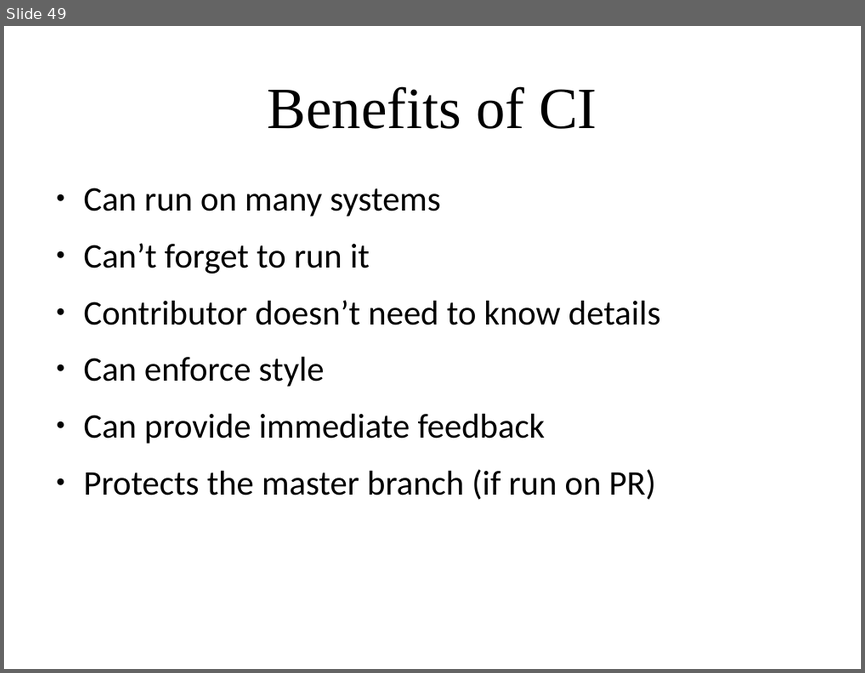
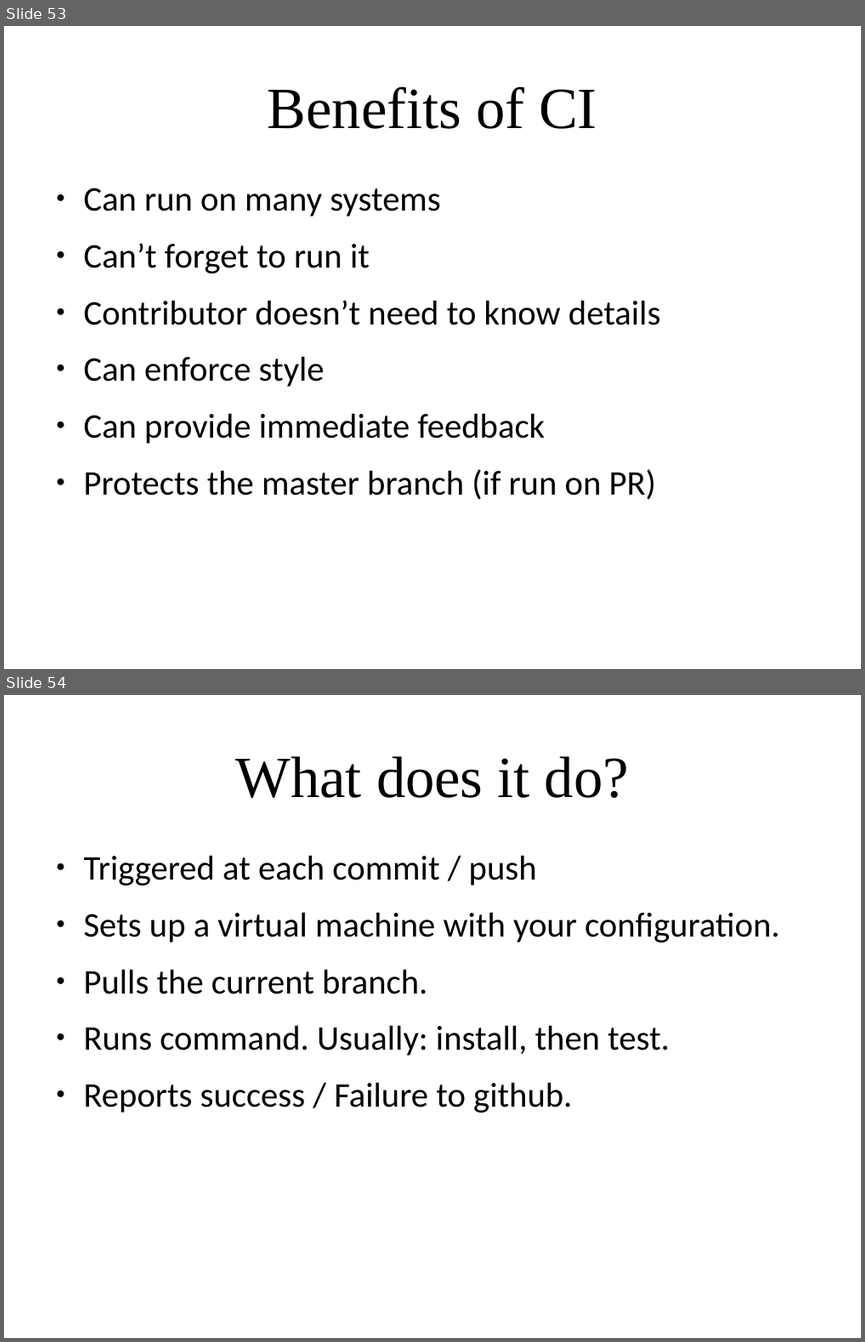
Before and after one commit to amueller/applied_ml_spring_2017, a slide deck: slides/aml-02-012317.odp. Shown one above the other, each under a label of ours: slide 49 before the commit, slides 53 and 54 after it. The pictures are 865x673 and 865x1342 pixels, drawn with LibreOffice and Linux fonts; fonts in the diff are those of the drawing. Boxes give left, top, right and bottom in pixels: in the first picture for what was removed or moved away, otherwise in the second. Text is boxed around its words. In the diff, an @@ line names an element or a change of style, - is before the commit and + after.

```diff
--- a/slides/aml-02-012317.odp
+++ b/slides/aml-02-012317.odp
@@ slide 54 added at [4,695,861,1338], background #FFFFFF @@
@@ title added at [236,756,629,798], 54 pt, text #000000 @@
+What does it do?
@@ text added at [84,855,779,1112], 32 pt, text #000000 @@
+● Triggered at each commit / push
+● Sets up a virtual machine with your configuration.
+● Pulls the current branch.
+● Runs command. Usually: install, then test.
+● Reports success / Failure to github.
@@ what was slide 49 is now slide 53 @@
```
Also in this commit, not shown: 15 slides changed, 11 other slides added, 5 slides removed, 2 other files.
